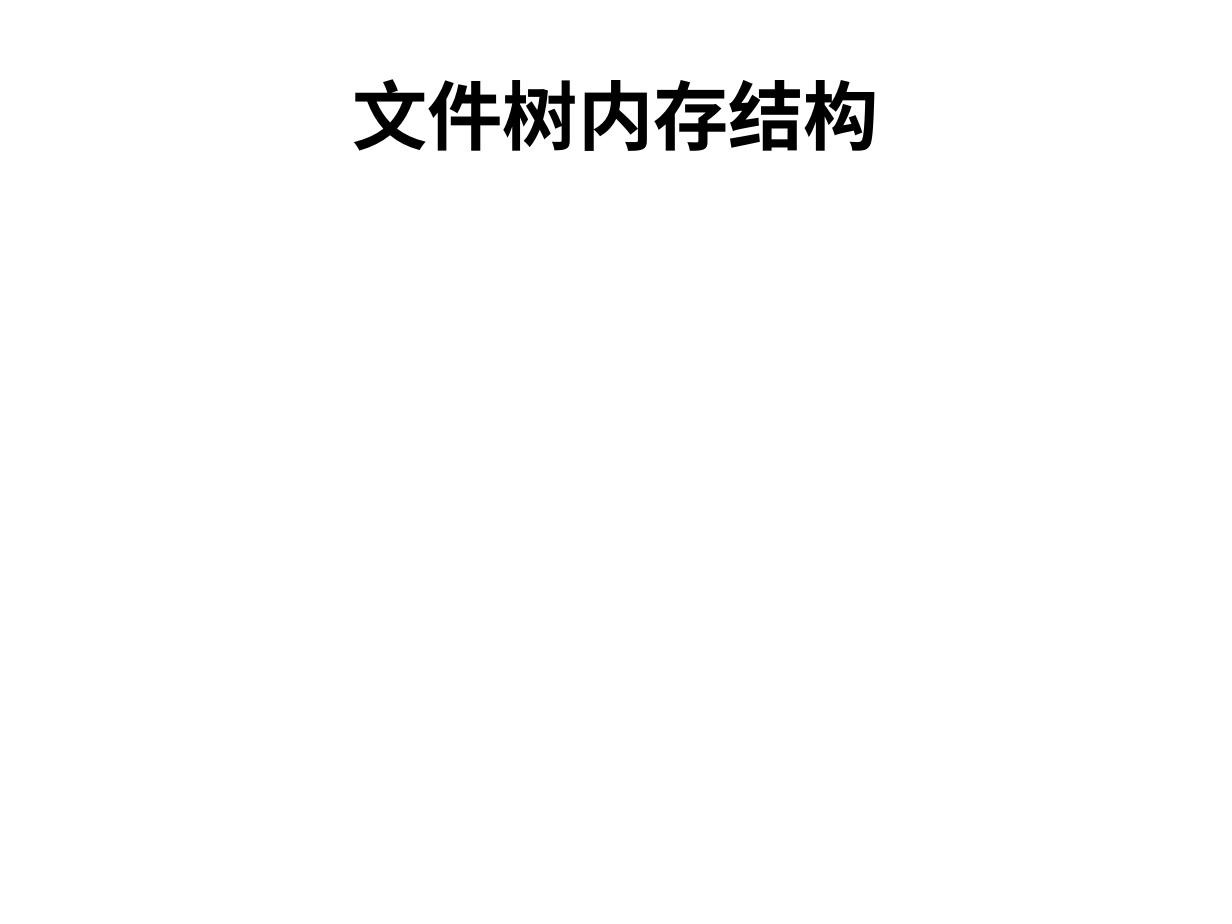
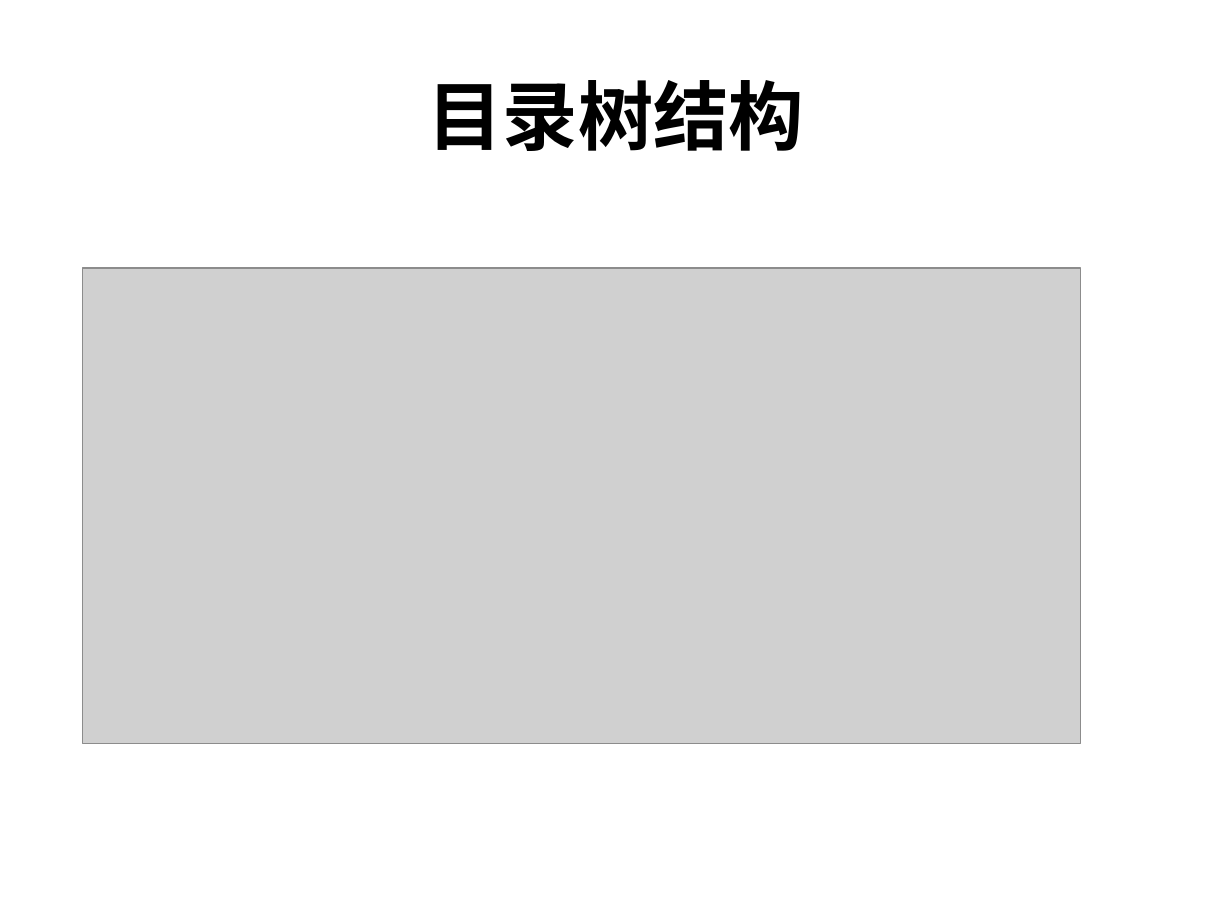
Before and after one commit to machicao2013/mooon, a slide deck: slide 13 of applications/lightfs/doc/lightFS-牺牲强一致性获得超高可用性和可靠性的磁盘级轻量分布式文件系统.ppt (slide 20 before the commit). Drawn at 1232x924 pixels with LibreOffice and Linux fonts; fonts in the diff are those of the drawing; grey boxes stand for pictures. Boxes give left, top, right and bottom in pixels: in the first picture for what was removed or moved away, otherwise in the second. Text is boxed around its words. In the diff, an @@ line names an element or a change of style, - is before the commit and + after.

```diff
--- a/applications/lightfs/doc/lightFS-牺牲强一致性获得超高可用性和可靠性的磁盘级轻量分布式文件系统.ppt
+++ b/applications/lightfs/doc/lightFS-牺牲强一致性获得超高可用性和可靠性的磁盘级轻量分布式文件系统.ppt
@@ title at [428,80,804,151]: text changed @@
-文件树内存结构
+目录树结构
@@ picture added at [83,269,1080,744] @@
```
Also in this commit, not shown: 10 other slides changed, 10 slides added, 15 slides removed.
